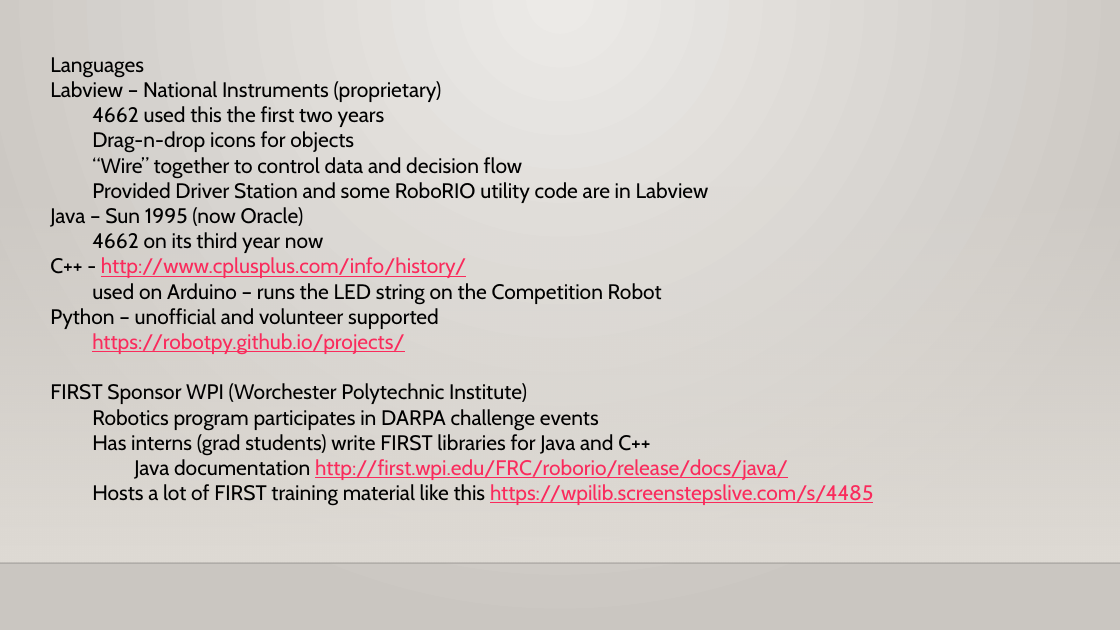
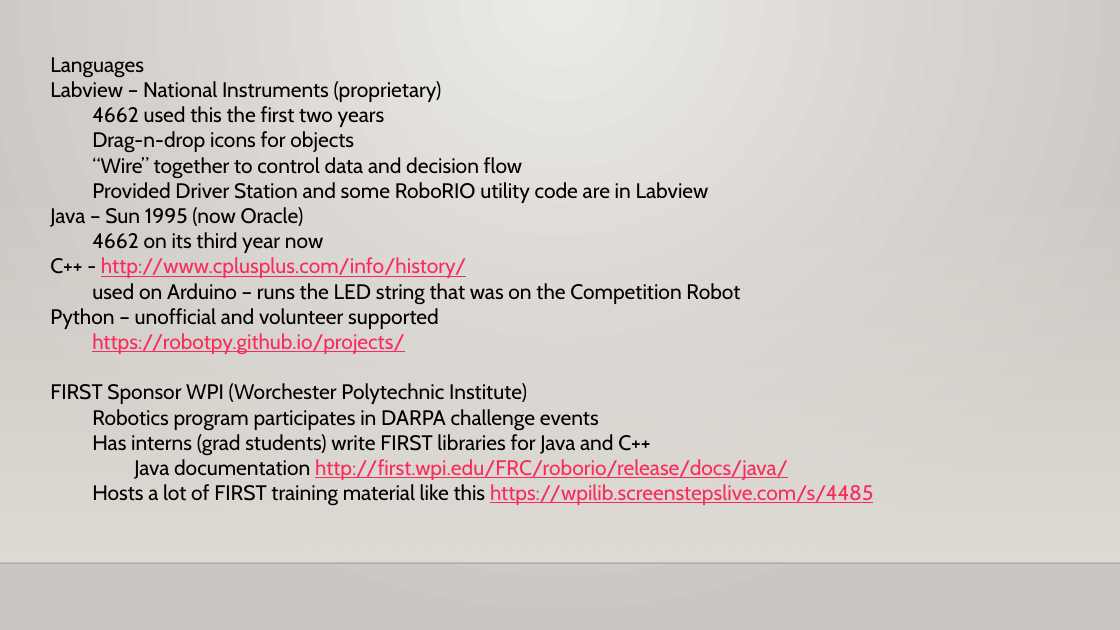
Before and after one commit to 4662FRCRobotics/Training, a slide deck: slide 3 of FRC 4662 Programming Intro.pptx. Drawn at 1120x630 pixels with LibreOffice and Linux fonts; fonts in the diff are those of the drawing; background and template pictures are left out. Boxes give left, top, right and bottom in pixels: in the first picture for what was removed or moved away, otherwise in the second. Text is boxed around its words. In the diff, an @@ line names an element or a change of style, - is before the commit and + after.

```diff
--- a/FRC 4662 Programming Intro.pptx
+++ b/FRC 4662 Programming Intro.pptx
@@ text at (92, 283, 740, 305): text changed @@
-used on Arduino – runs the LED string on the Competition Robot
+used on Arduino – runs the LED string that was on the Competition Robot
```
Also in this commit, not shown: 3 other slides changed, 2 slides added.
